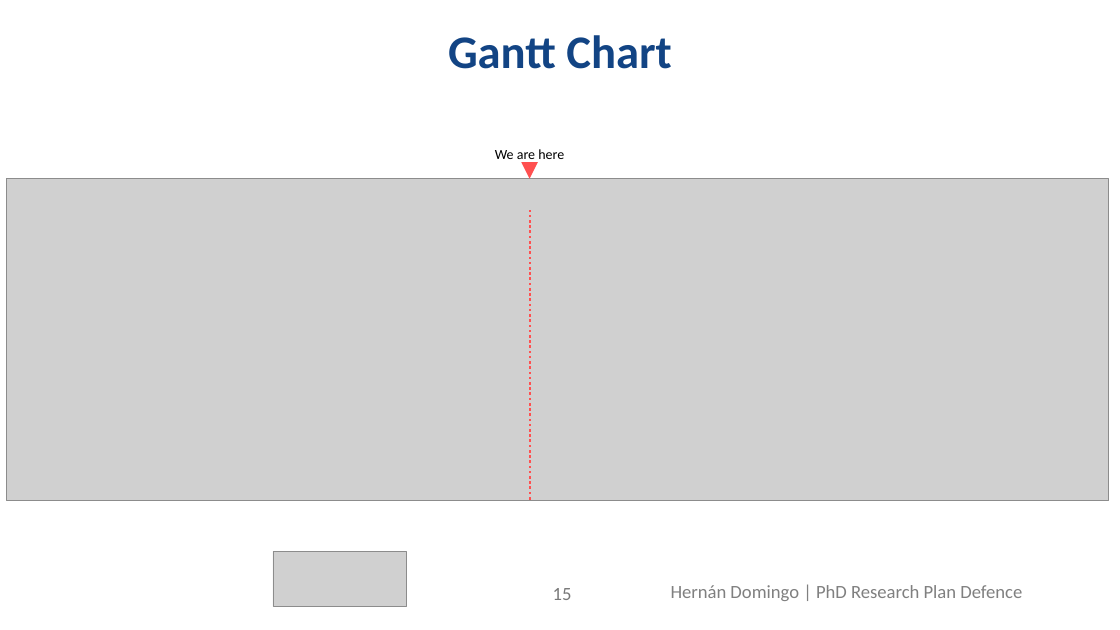
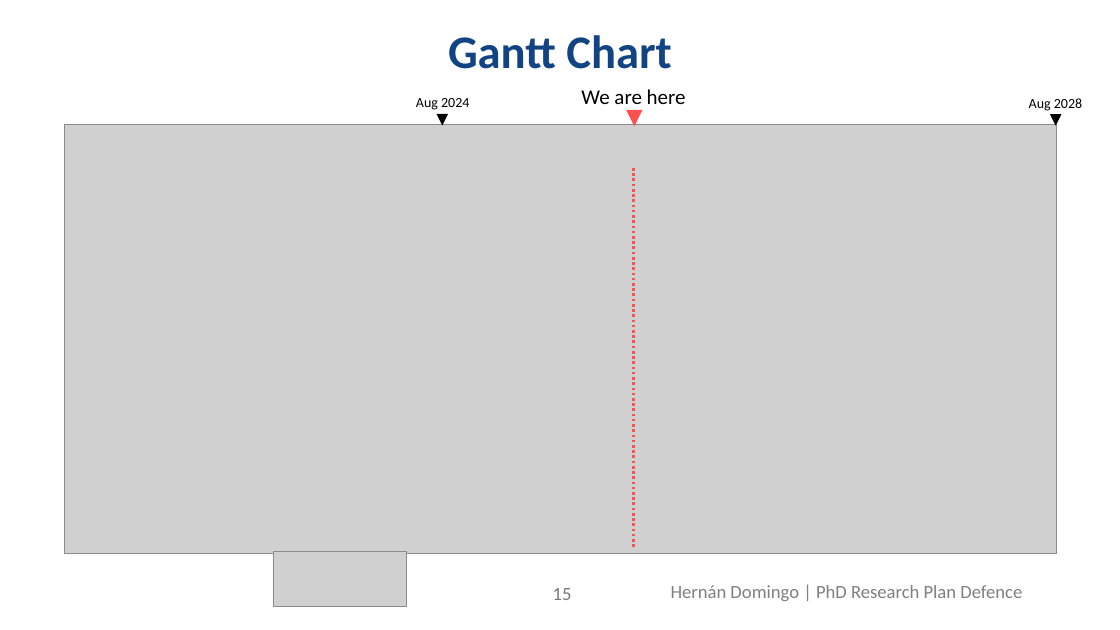
Before and after one commit to hernandr54/PhD-Research-Plan-Defence, a slide deck: slide 15 of research_plan.pptx. Drawn at 1120x630 pixels with LibreOffice and Linux fonts; fonts in the diff are those of the drawing; grey boxes stand for pictures; background and template pictures are left out. Boxes give left, top, right and bottom in pixels: in the first picture for what was removed or moved away, otherwise in the second. Text is boxed around its words. In the diff, an @@ line names an element or a change of style, - is before the commit and + after.

```diff
--- a/research_plan.pptx
+++ b/research_plan.pptx
@@ text "We are here": place and size @@
-text "We are here" at <box>495,149,564,163</box>
+text "We are here" at <box>581,89,686,104</box>
@@ text "We are here" at <box>581,89,686,104</box>: size 12 to 18 pt @@
@@ text added at <box>416,98,469,110</box>, 12 pt, text #000000 @@
+Aug 2024
@@ triangle added at <box>437,114,449,126</box>, fill #000000 @@
@@ triangle: place and size @@
-triangle at <box>522,162,539,179</box>
+triangle at <box>626,110,643,127</box>
@@ text added at <box>1029,98,1082,111</box>, 12 pt, text #000000 @@
+Aug 2028
@@ triangle added at <box>1050,114,1062,126</box>, fill #000000 @@
@@ picture: place and size @@
-picture at <box>7,179,1109,501</box>
+picture at <box>64,124,1056,554</box>
@@ line moved from (530, 211) - (530, 500) to (634, 170) - (634, 549) @@
```
Also in this commit, not shown: 9 other slides changed, 2 slides added.
